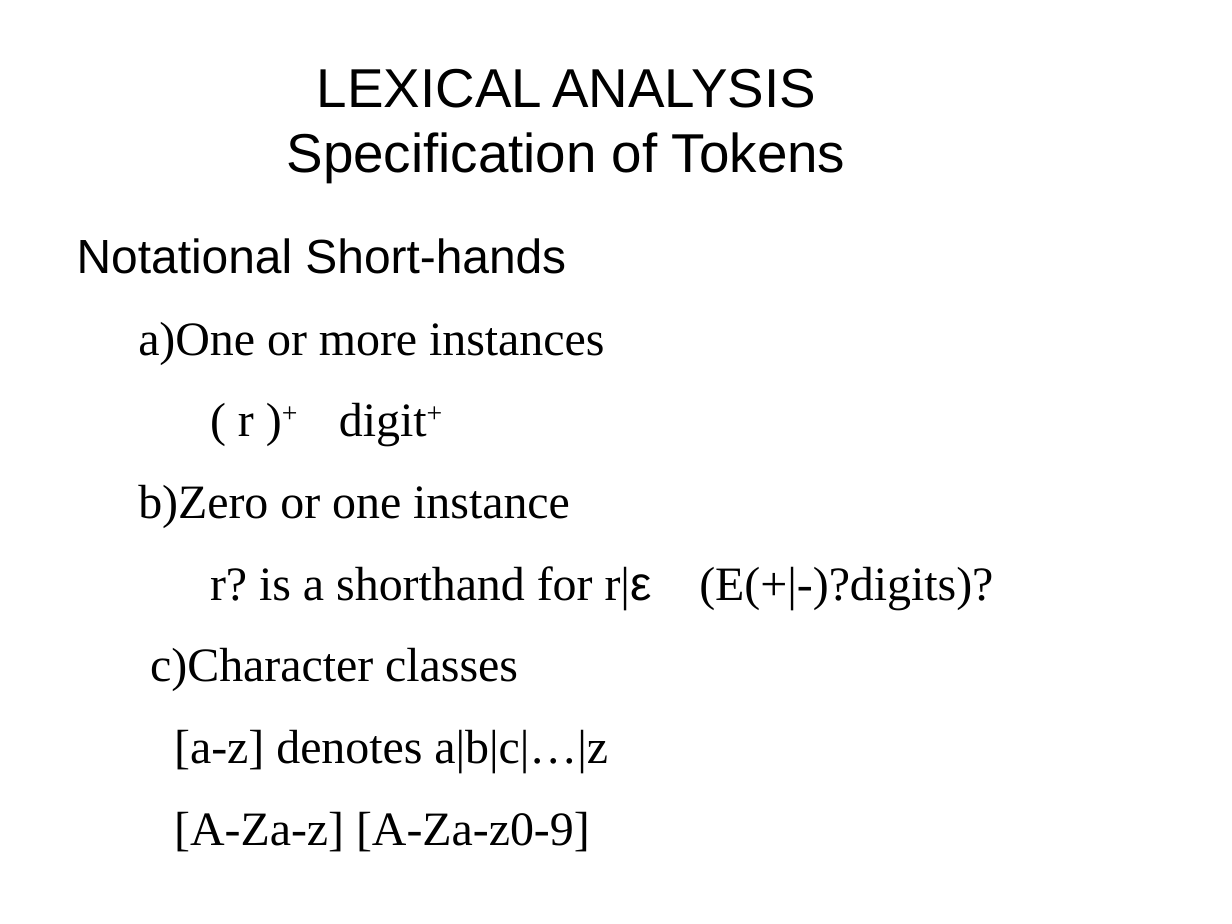
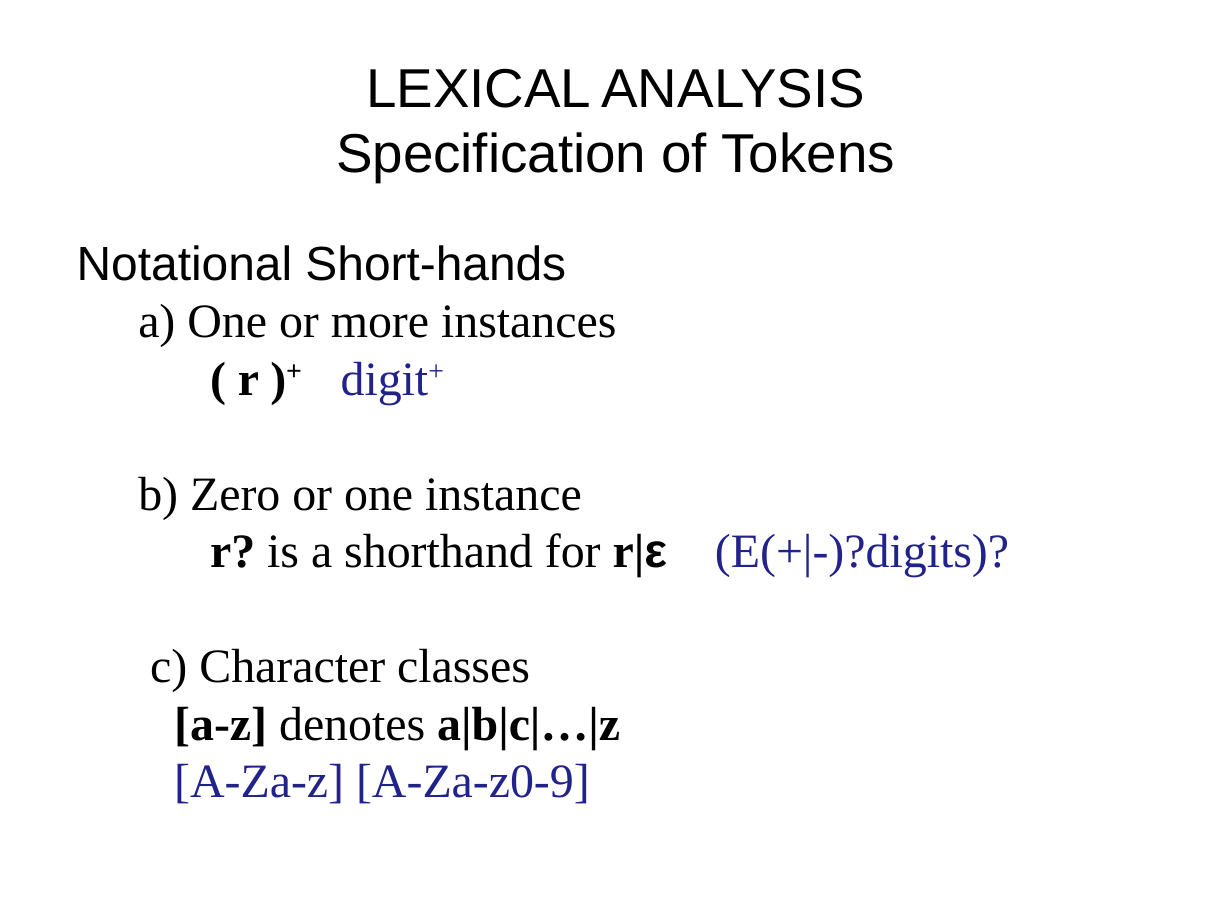
Before and after one commit to GeneralNitin/S6, a slide deck: slide 42 of 02. Compiler Design/PPTs/Module 1.ppt. Drawn at 1232x924 pixels with LibreOffice and Linux fonts; fonts in the diff are those of the drawing. Boxes give left, top, right and bottom in pixels: in the first picture for what was removed or moved away, otherwise in the second. Text is boxed around its words. In the diff, an @@ line names an element or a change of style, - is before the commit and + after.

```diff
--- a/02. Compiler Design/PPTs/Module 1.ppt
+++ b/02. Compiler Design/PPTs/Module 1.ppt
@@ text "LEXICAL ANALYSIS Specification of Tokens" at (x1=336, y1=68, x2=894, y2=182): alignment left to centre @@
@@ text at (x1=77, y1=245, x2=1009, y2=804): text colour #000000 to #22228B in "digit+", "(E(+|-)?digits)?", "[A-Za-z] [A-Za-z0-9]"; bold on in "( r )+", "r? r|ε", "[a-z] a|b|c|…|z"; line spacing 0.9 to 1; less space between paragraphs @@
@@ text at (x1=138, y1=304, x2=616, y2=347): text changed @@
-  a)One or more instances
+  a) One or more instances
@@ text at (x1=138, y1=476, x2=582, y2=519): text changed @@
-  b)Zero or one instance
+  b) Zero or one instance
@@ text at (x1=150, y1=648, x2=530, y2=692): text changed @@
-  c)Character classes
+  c) Character classes
```
Also in this commit, not shown: 70 other slides changed, 2 slides removed, 5 other files.
